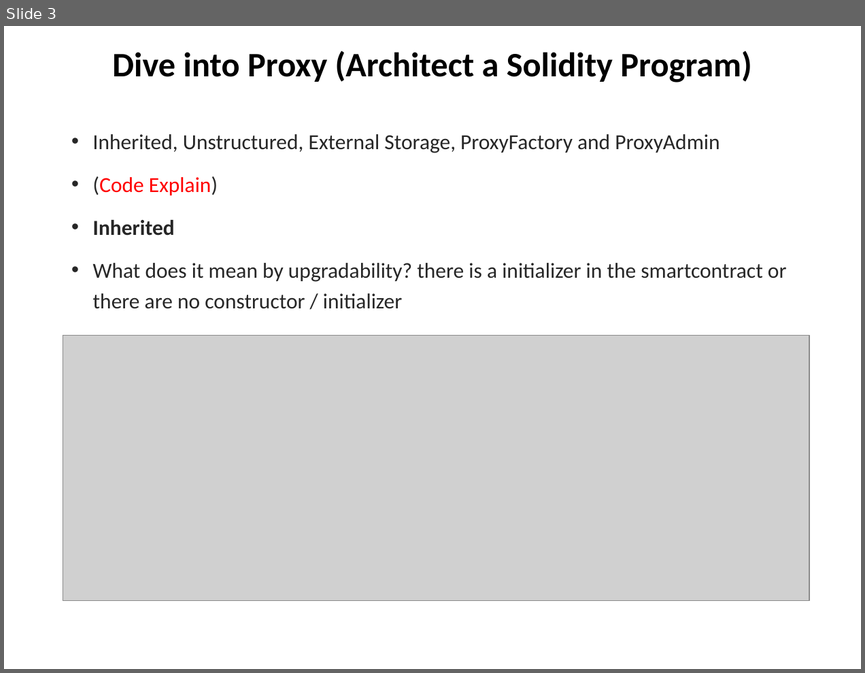
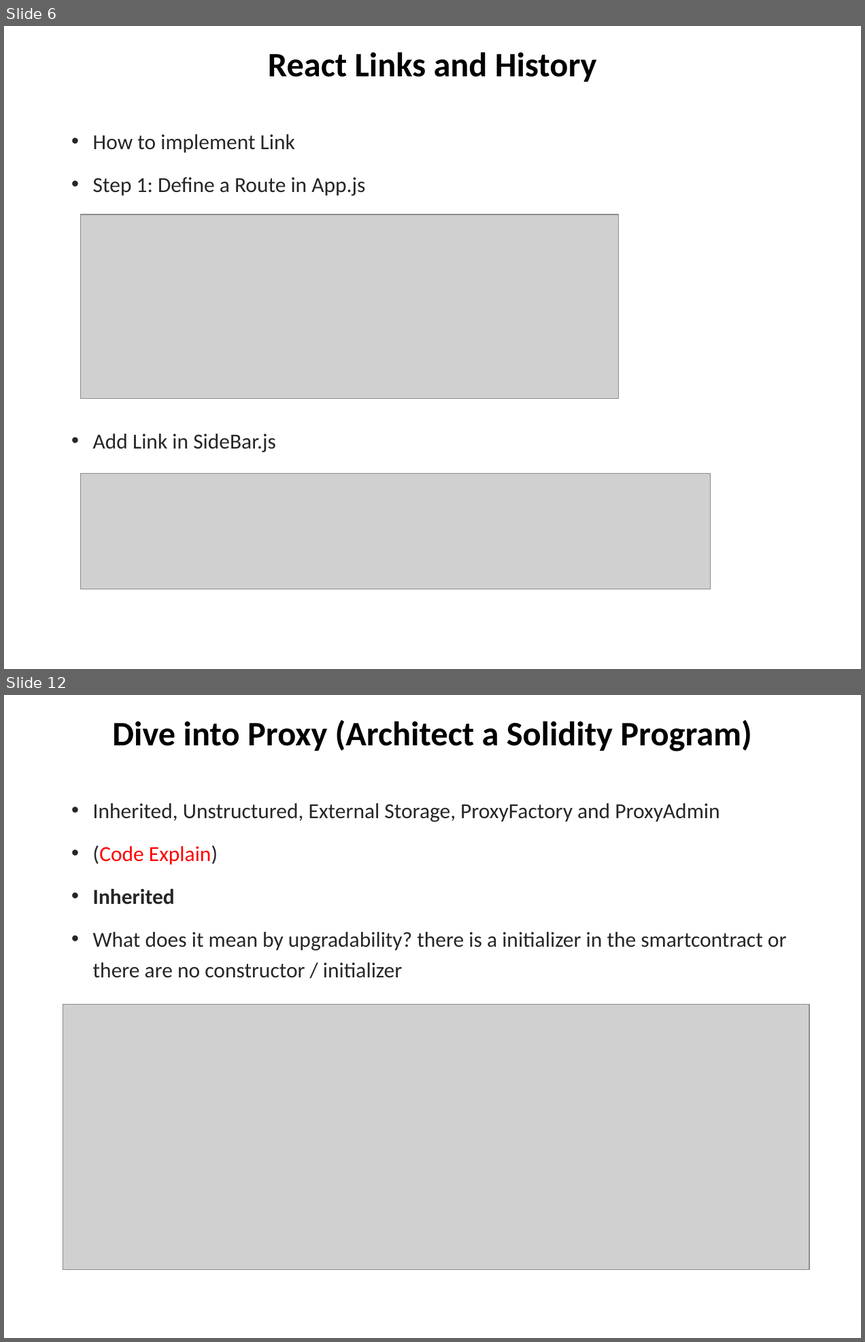
Before and after one commit to chuacw/SGUS-Slides, a slide deck: BCI - Day13 - Reactjs 2 Web3.pptx. Shown one above the other, each under a label of ours: slide 3 before the commit, slides 6 and 12 after it; the slides between them are not shown. The pictures are 865x673 and 865x1342 pixels, drawn with LibreOffice and Linux fonts; fonts in the diff are those of the drawing; grey boxes stand for pictures. Boxes give left, top, right and bottom in pixels: in the first picture for what was removed or moved away, otherwise in the second. Text is boxed around its words. In the diff, an @@ line names an element or a change of style, - is before the commit and + after.

```diff
--- a/BCI - Day13 - Reactjs 2 Web3.pptx
+++ b/BCI - Day13 - Reactjs 2 Web3.pptx
@@ slide 6 added at [4, 26, 861, 669], background #FFFFFF @@
@@ title added at [268, 52, 597, 82], 28.8 pt, text #000000, bold @@
+React Links and History
@@ text added at [93, 134, 365, 452], 18 pt, text #262626 @@
+• How to implement Link
+• Step 1: Define a Route in App.js
+• Add Link in SideBar.js
@@ picture added at [80, 214, 618, 399] @@
@@ picture added at [80, 473, 710, 589] @@
@@ what was slide 3 is now slide 12 @@
```
Also in this commit, not shown: 1 slide changed, 9 other slides added, 2 other files.
